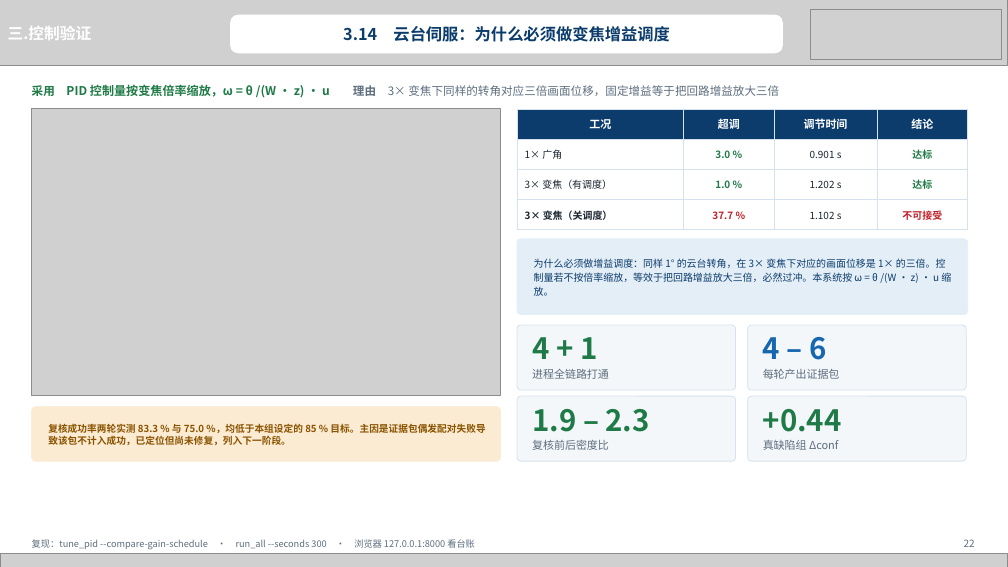
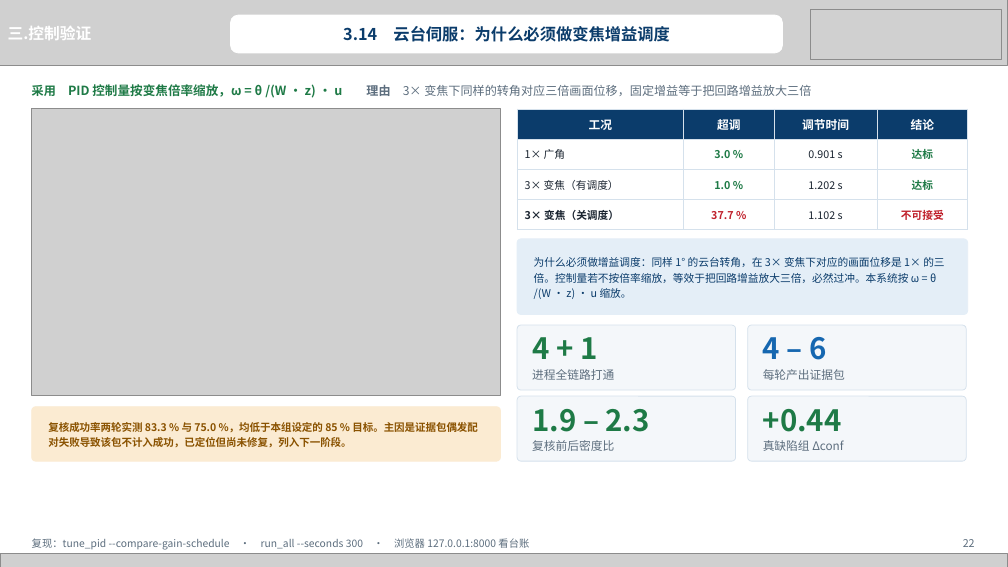
Before and after one commit to heizitalk666/2026summer, a slide deck: slide 22 of deliverables/中期答辩.pptx. Drawn at 1008x567 pixels with LibreOffice and Linux fonts; fonts in the diff are those of the drawing; grey boxes stand for pictures. Boxes give left, top, right and bottom in pixels: in the first picture for what was removed or moved away, otherwise in the second. Text is boxed around its words. In the diff, an @@ line names an element or a change of style, - is before the commit and + after.

```diff
--- a/deliverables/中期答辩.pptx
+++ b/deliverables/中期答辩.pptx
@@ text "采用 PID 控制量按变焦倍率缩放，ω = θ ..." at [32, 84, 811, 98]: size 11 to 11.5 pt in "采用 理由 3× 变焦下同样的转角对应三倍画面位移，固定增益等于把回路增益放大三倍"; size 11.5 to 12 pt in "PID 控制量按变焦倍率缩放，ω = θ /(W · z) ..." @@
@@ table at [517, 109, 968, 224] @@
@@ size 10.5 to 11.2 pt in "工况", "超调", "调节时间", "结论" @@
@@ size 9.5 to 10.2 pt in "1× 广角", "3.0 %", "0.901 s", "达标" and 8 more places @@
@@ text "为什么必须做增益调度：同样 1° 的云台转角，在 3× 变焦下对应的画面位移是 ..." at [534, 257, 944, 299]: size 9.5 to 10.2 pt; line spacing 13pt to 14.5pt @@
@@ text "复核成功率两轮实测 83.3 % 与 75.0 ..." at [48, 421, 478, 447]: size 9.2 to 10 pt; line spacing 12pt to 13.5pt @@
@@ size 10.5 to 11.2 pt in 4 elements at [532, 369, 614, 380], [763, 369, 845, 380], [532, 440, 614, 451], [763, 440, 843, 451] @@
@@ text "复现：tune_pid --compare-gain-schedule · run_all --seconds ..." at [32, 538, 529, 550]: size 8.8 to 9.8 pt @@
```
Also in this commit, not shown: 27 other slides changed, 4 other files.
